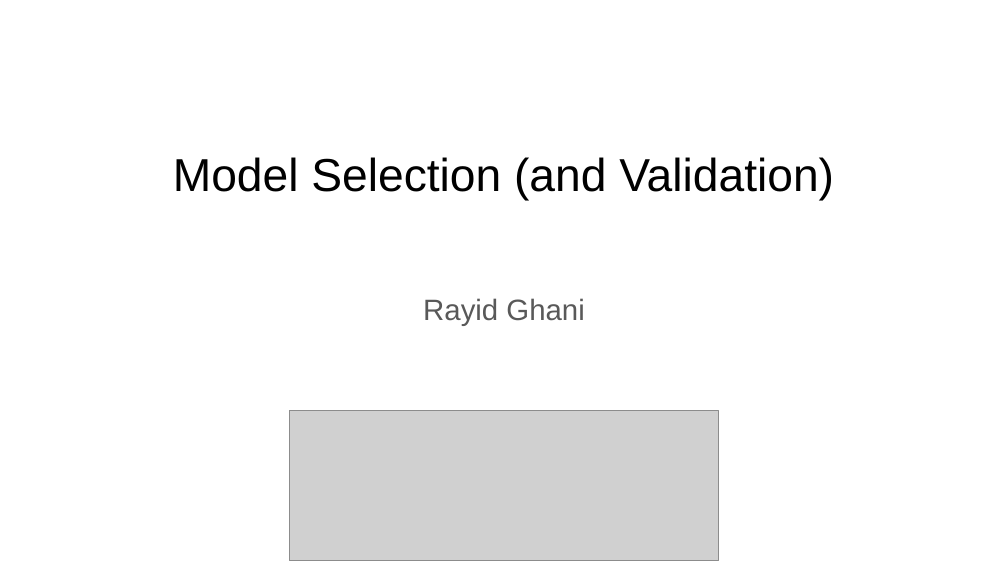
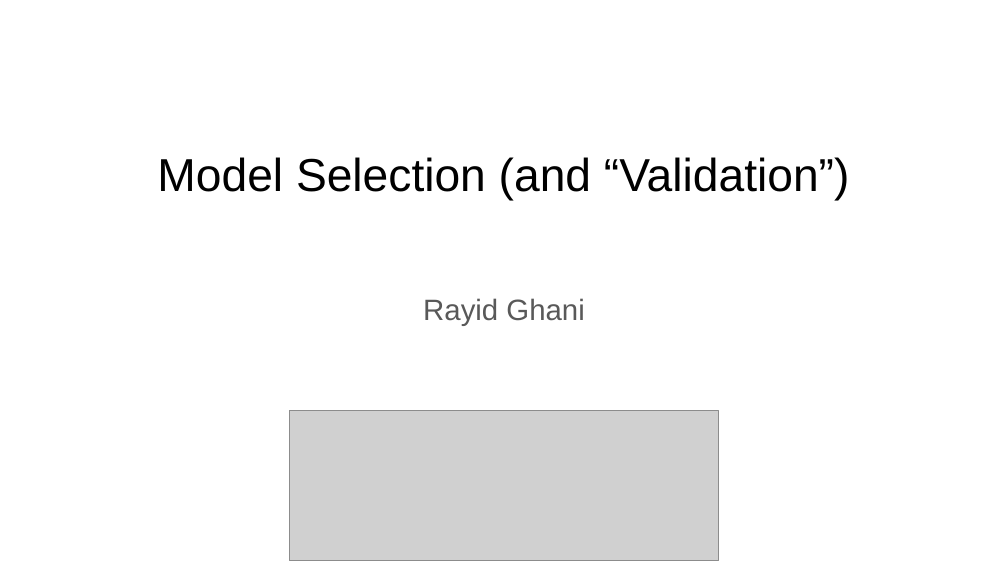
Before and after one commit to dssg/MLinPractice, a slide deck: slide 1 of Lectures/Lecture5-ModelSelection.pptx. Drawn at 1008x567 pixels with LibreOffice and Linux fonts; fonts in the diff are those of the drawing; grey boxes stand for pictures. Boxes give left, top, right and bottom in pixels: in the first picture for what was removed or moved away, otherwise in the second. Text is boxed around its words. In the diff, an @@ line names an element or a change of style, - is before the commit and + after.

```diff
--- a/Lectures/Lecture5-ModelSelection.pptx
+++ b/Lectures/Lecture5-ModelSelection.pptx
@@ text at (157,157,850,200): text changed @@
-Model Selection (and Validation)
+Model Selection (and “Validation”)
```
Also in this commit, not shown: 2 other files.
